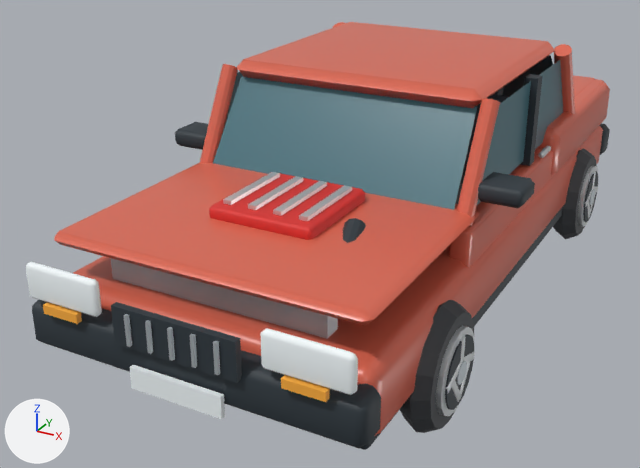
The Blender file assets/source/h1-hatchback.blend as it was, and as the next commit left it.
Camera for both pictures: a 50 mm camera at (2.09, -4.68, 2.58) aimed at (-0.32, -0.31, 0.4). The lights are fixed; the arrows at lower left show +X, +Y and +Z. The picture after the commit comes second.

The older version as bpy lines, for what is in view:
```python
ob_cover_rib = bpy.data.objects.new('cover_rib', me_cube_044)
ob_cover_rib.location = (0.21, -1.2, 1.015)
ob_cover_rib_001 = bpy.data.objects.new('cover_rib.001', me_cube_041)
ob_cover_rib_001.location = (-0.21, -1.2, 1.015)
ob_cover_rib_002 = bpy.data.objects.new('cover_rib.002', me_cube_042)
ob_cover_rib_002.location = (-0.07, -1.2, 1.015)
ob_cover_rib_003 = bpy.data.objects.new('cover_rib.003', me_cube_043)
ob_cover_rib_003.location = (0.07, -1.2, 1.015)
ob_front_plate = bpy.data.objects.new('front_plate', me_cube_030)
ob_front_plate.location = (0.0, -2.16, 0.44)
ob_intake_hose = bpy.data.objects.new('intake_hose', me_cylinder_005)
ob_intake_hose.location = (0.45, -1.455, 0.885)
ob_intake_hose.rotation_euler = (1.76, 0.0, 0.302)  # degrees (101, 0, 17)
ob_radiator = bpy.data.objects.new('radiator', me_cube_046)
ob_radiator.location = (0.0, -1.82, 0.65)
ob_valve_cover = bpy.data.objects.new('valve_cover', me_cube_040)
ob_valve_cover.location = (0.0, -1.2, 0.96)
# also in view: 'indicator.001' at (0.63, -2.15, 0.65); 'door_skin.001' at (0.77, 0.0, 0.73); 'bumper.001' at (0.0, -2.04, 0.52); 'rocker.001' at (0.77, 0.0, 0.34); 'headlamp' at (-0.63, -2.12, 0.76)
```
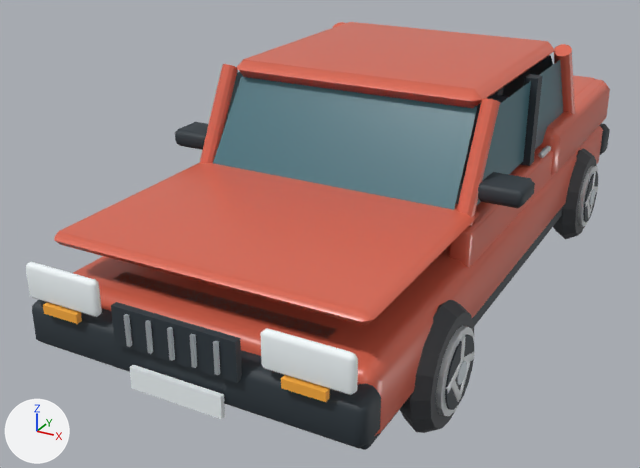
Patch to the scene script:
```diff
--- a/assets/source/h1-hatchback.blend.py
+++ b/assets/source/h1-hatchback.blend.py
@@ ob_valve_cover @@
 ob_valve_cover = bpy.data.objects.new('valve_cover', me_cube_040)
-ob_valve_cover.location = (0.0, -1.2, 0.96)
+ob_valve_cover.location = (0.0, -1.2, 0.78)
 _m = ob_valve_cover.modifiers.new('machined_edges', 'BEVEL')
@@ ob_cover_rib_001 @@
 ob_cover_rib_001 = bpy.data.objects.new('cover_rib.001', me_cube_041)
-ob_cover_rib_001.location = (-0.21, -1.2, 1.015)
+ob_cover_rib_001.location = (-0.21, -1.2, 0.835)
@@ ob_cover_rib_002 @@
 ob_cover_rib_002 = bpy.data.objects.new('cover_rib.002', me_cube_042)
-ob_cover_rib_002.location = (-0.07, -1.2, 1.015)
+ob_cover_rib_002.location = (-0.07, -1.2, 0.835)
@@ ob_cover_rib_003 @@
 ob_cover_rib_003 = bpy.data.objects.new('cover_rib.003', me_cube_043)
-ob_cover_rib_003.location = (0.07, -1.2, 1.015)
+ob_cover_rib_003.location = (0.07, -1.2, 0.835)
@@ ob_cover_rib @@
 ob_cover_rib = bpy.data.objects.new('cover_rib', me_cube_044)
-ob_cover_rib.location = (0.21, -1.2, 1.015)
+ob_cover_rib.location = (0.21, -1.2, 0.835)
@@ ob_radiator @@
 ob_radiator = bpy.data.objects.new('radiator', me_cube_046)
-ob_radiator.location = (0.0, -1.82, 0.65)
+ob_radiator.location = (0.0, -1.82, 0.47)
@@ ob_intake_hose @@
 ob_intake_hose = bpy.data.objects.new('intake_hose', me_cylinder_005)
-ob_intake_hose.location = (0.45, -1.455, 0.885)
+ob_intake_hose.location = (0.45, -1.455, 0.705)
 ob_intake_hose.rotation_euler = (1.76, 0.0, 0.302)  # degrees (101, 0, 17)
```

What differs and where, as boxes (x1, y1, x2, y2) in the pictures (640 x 468 px):
'radiator', moved: before (111, 258, 338, 339); after (116, 272, 337, 339)
'valve_cover', moved (not visible afterwards): before (209, 172, 365, 240)
'cover_rib', moved (not visible afterwards): before (299, 185, 352, 221)
'cover_rib.003', moved (not visible afterwards): before (273, 181, 327, 216)
'cover_rib.002', moved (not visible afterwards): before (248, 176, 303, 210)
'cover_rib.001', moved (not visible afterwards): before (223, 172, 280, 205)
'intake_hose', moved (not visible afterwards): before (343, 218, 366, 243)
